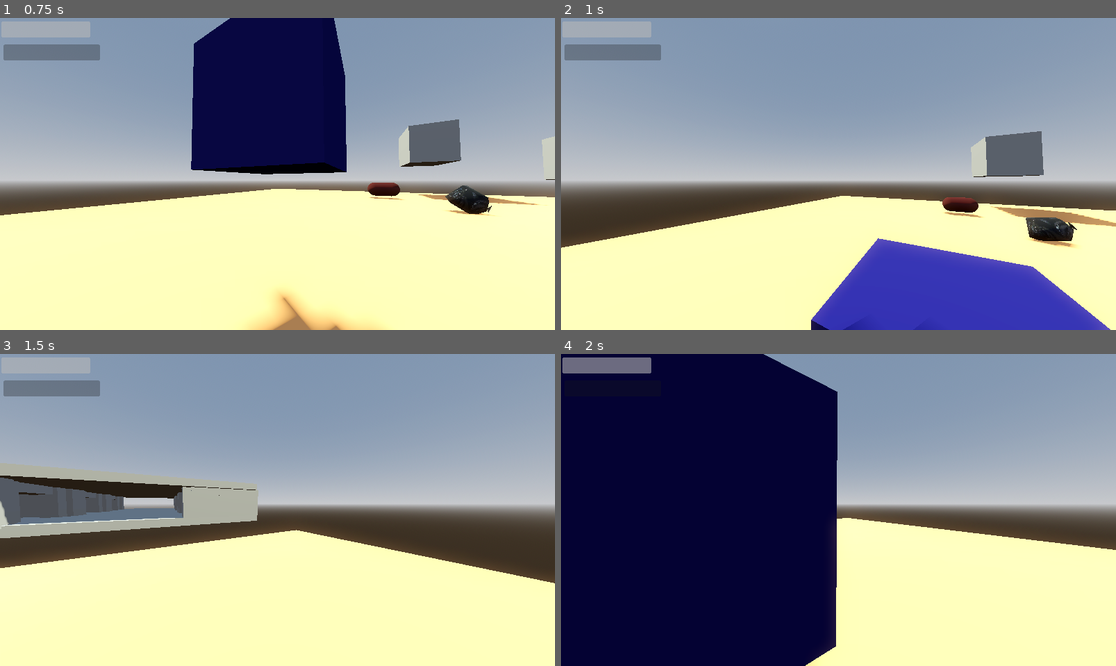
Above: before the commit, frames 1-4 (two rows, left to right).
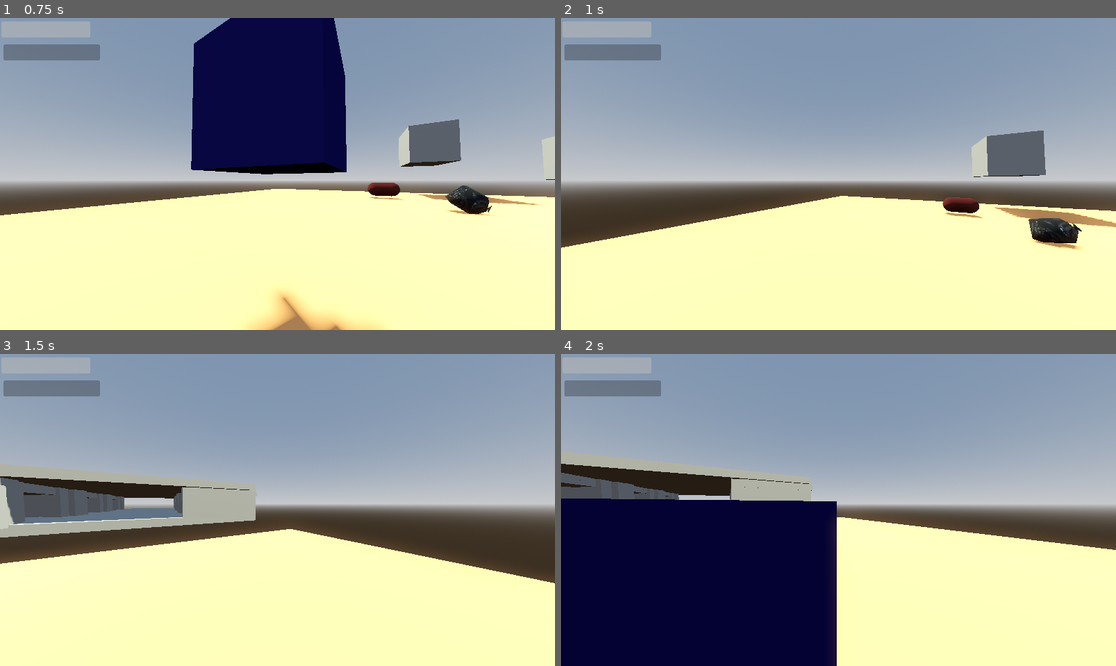
Above: after the commit, the same moments.

Repository: lungcollapser/record
Game: Godot game, scene res://scenes/world.tscn
Same seed, same stepped clock (60 frames per second), same inputs: the game is played once before the commit and once after it.
Inputs (mouse positions are in pixels of both pictures, inside the frame that each line leads up to):
- Up to frame 1 (0.75 s): tap Enter (ui_accept) at 0.5 s; move the mouse to (305, 174) at 0.52 s; hold W (forward) from 0.53 s (still down); tap T (dropreceptacle) at 0.6 s
- Up to frame 2 (1 s): keep holding W (forward); tap Enter (ui_accept) at 0.77 s; tap R (stow) at 0.8 s
- Up to frame 3 (1.5 s): keep holding W (forward); move the mouse to (249, 510) at 1.27 s; tap R (stow) at 1.35 s
- Up to frame 4 (2 s): keep holding W (forward); tap Enter (ui_accept) at 1.52 s; tap T (dropreceptacle) at 1.55 s

Frame 1 is identical in both runs. In frame 2, 11% of the frame differs, in the area x 45-100%, y 36-100%; in frame 3, 1.2%; in frame 4, 23%, in the area x 0-52%, y 0-100%.

Commit message:
drop and pick up :D

Diff:
--- a/scripts/human_recepticle.gd
+++ b/scripts/human_recepticle.gd
@@ -1,4 +1,6 @@
 extends RigidBody3D
+
+@onready var collision = $HumanReceptacleShape
 
 func _on_body_shape_entered(_body_rid: RID, body: Node, _body_shape_index: int, _local_shape_index: int):
 	if body.is_in_group("Bussin"):
@@ -7,4 +9,10 @@
 
 func stow_receptacle():
 	if Input.is_action_just_pressed("stow"):
-		queue_free()
+		collision.disabled = true
+		visible = false
+	if Input.is_action_just_pressed("dropreceptacle"):
+		collision.disabled = false
+		visible = true
+func _process(delta: float) -> void:
+	stow_receptacle()
